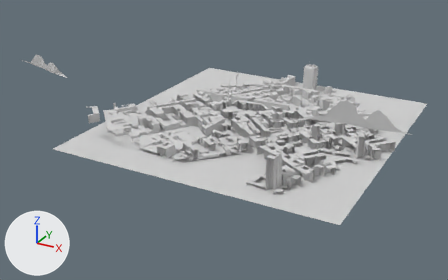
Renders of the glTF model static/models/city.glb from each side of a commit.
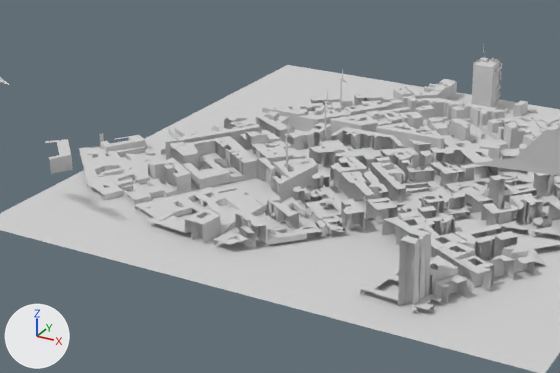
Each version is shown whole from a camera (50 mm lens) standing at (285.0, -760.0, 278.0) and looking at (-27.0, -192.0, -6.0), then close up on the part from 14% to 78% of the width and 12% to 80% of the height. Arrows for +X, +Y and +Z are at lower left; the lights stay in place. Where no turn or scale is listed for an object, it has been applied to the vertices. Vertices at the same position are counted once.

The first close-up shows 'Cloud.001', 'Floor', 'Tower', 'map_3.osm_buildings', 'map_3.osm_buildings.001', 'map_3.osm_buildings.002'.
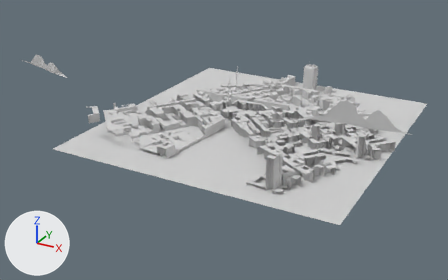
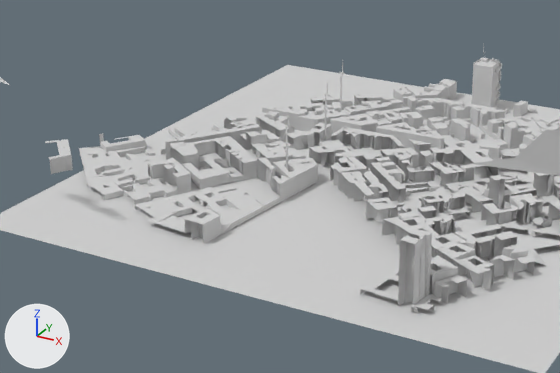
Pixel boxes [x1, y1, x2, y2] of what changed, in the close-ups (560 x 373 px):
'map_3.osm_buildings.002', reshaped (45% narrower, 25% shorter)
    before: [214, 148, 470, 247]
    after: [330, 148, 470, 222]
part 1 of me_map_3_osm_buildings_005, deleted
    before: [214, 170, 364, 247]
part 2 of me_map_3_osm_buildings_005, built on
    before: [378, 160, 458, 222]
    after: [374, 156, 458, 222]

The change in detail:
me_map_3_osm_buildings_005 is used by ob_map_3_osm_buildings_002; location (-7.0, -110.0, 1.6).
me_map_3_osm_buildings_005 had 907 vertices, 1415 faces and spanned x -35.0..69.0, y -169.0..-14.0, z 0.0..11.0.
me_map_3_osm_buildings_005 now has 601 vertices, 954 faces and spans x -23.0..69.0, y -107.0..-14.0, z 0.0..11.0.
me_map_3_osm_buildings_005 part 1: the loose piece of 322 vertices spanning x -35.0..26.0, y -169.0..-67.0, z 0.0..11.0 is deleted.
me_map_3_osm_buildings_005 part 2: 2 vertices moved within x 54.0, y -76.0, z 0.0; 10 vertices removed from x 1.0..60.0, y -97.0..-39.0, z 0.0..11.0; 25 vertices added at x -3.0..61.0, y -97.0..-32.0, z 0.0..11.0.
